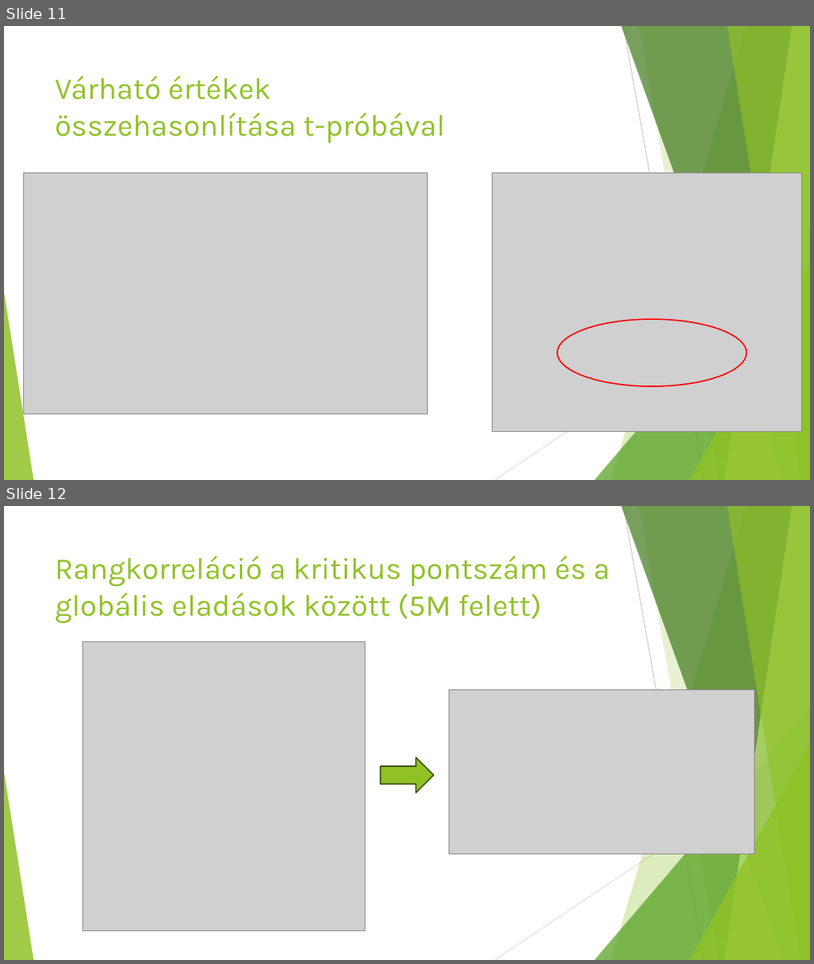
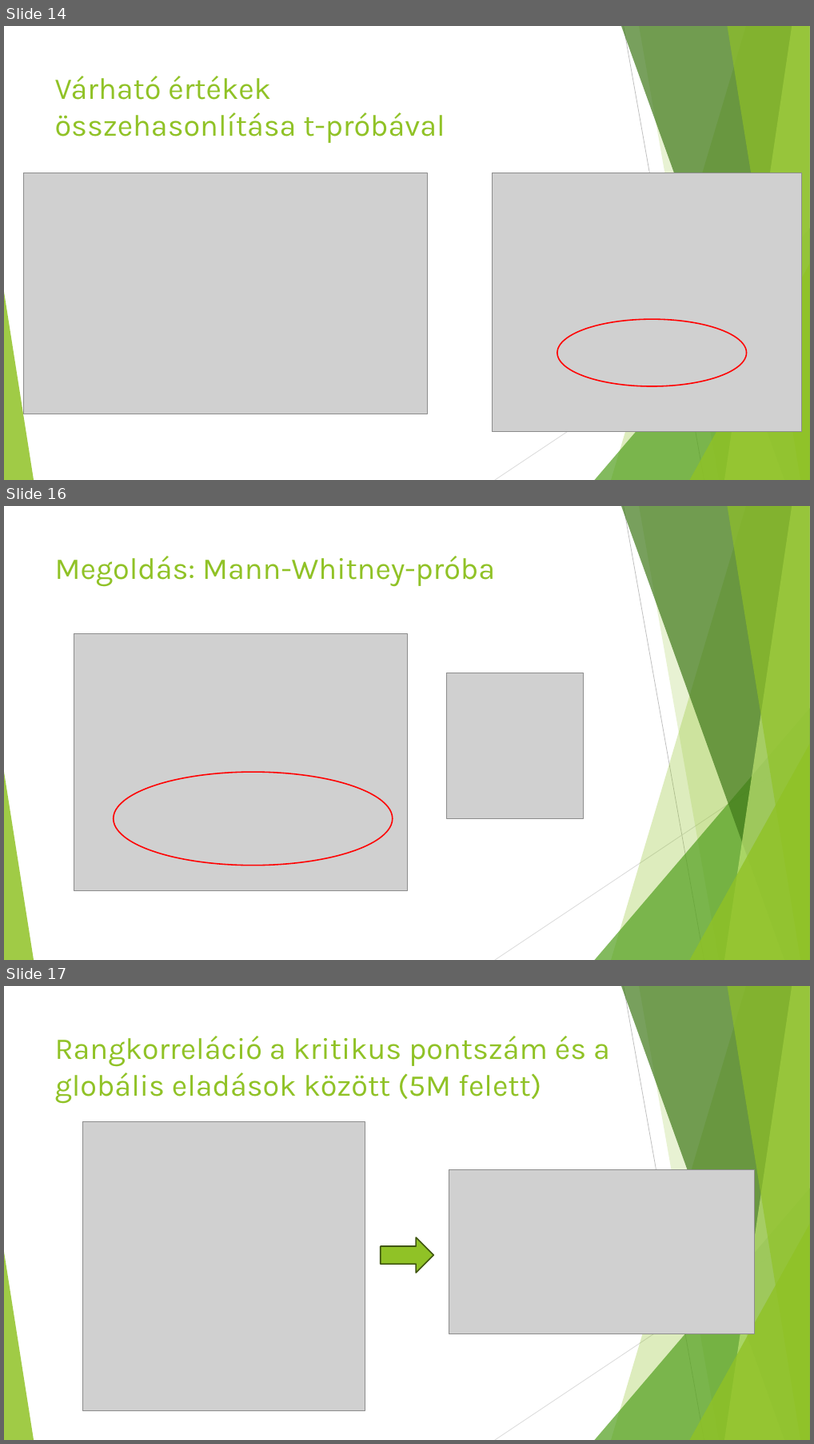
Before and after one commit to lacithelaci/oktatas, a slide deck: egyetemi_feleves_cuccok/4_szemeszter/üzleti_intelligencia/prezentáció.pptx. Shown one above the other, each under a label of ours: slides 11 and 12 before the commit, slides 14, 16 and 17 after it; the slides between them are not shown. The pictures are 814x964 and 814x1444 pixels, drawn with LibreOffice and Linux fonts; fonts in the diff are those of the drawing; grey boxes stand for pictures. Boxes give left, top, right and bottom in pixels: in the first picture for what was removed or moved away, otherwise in the second. Text is boxed around its words. In the diff, an @@ line names an element or a change of style, - is before the commit and + after.

```diff
--- a/egyetemi_feleves_cuccok/4_szemeszter/üzleti_intelligencia/prezentáció.pptx
+++ b/egyetemi_feleves_cuccok/4_szemeszter/üzleti_intelligencia/prezentáció.pptx
@@ slide 16 added at <box>4,506,810,960</box>, background #FFFFFF; not listed: 10 template elements that a slide beside it also shows @@
@@ title added at <box>55,556,495,587</box>, 36 pt, text #90C226 @@
+Megoldás: Mann-Whitney-próba
@@ picture added at <box>74,634,407,890</box> @@
@@ picture added at <box>447,673,584,819</box> @@
@@ ellipse added at <box>114,772,393,864</box>, outline #FF0000 1.5 pt @@
@@ what was slide 11 is now slide 14 @@
@@ what was slide 12 is now slide 17 @@
```
Also in this commit, not shown: 1 slide changed, 9 other slides added, 1 slide removed, 1 other file.
